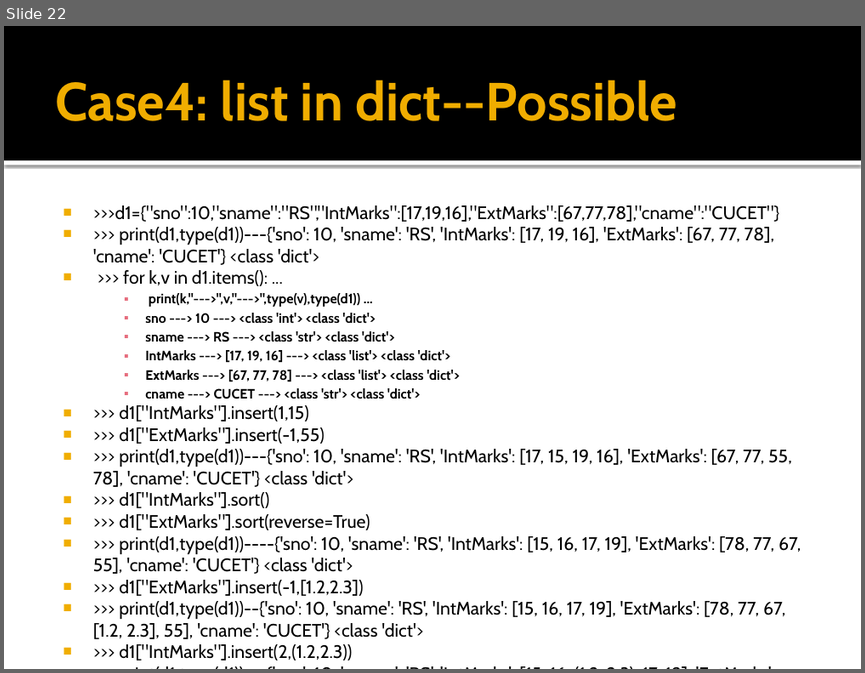
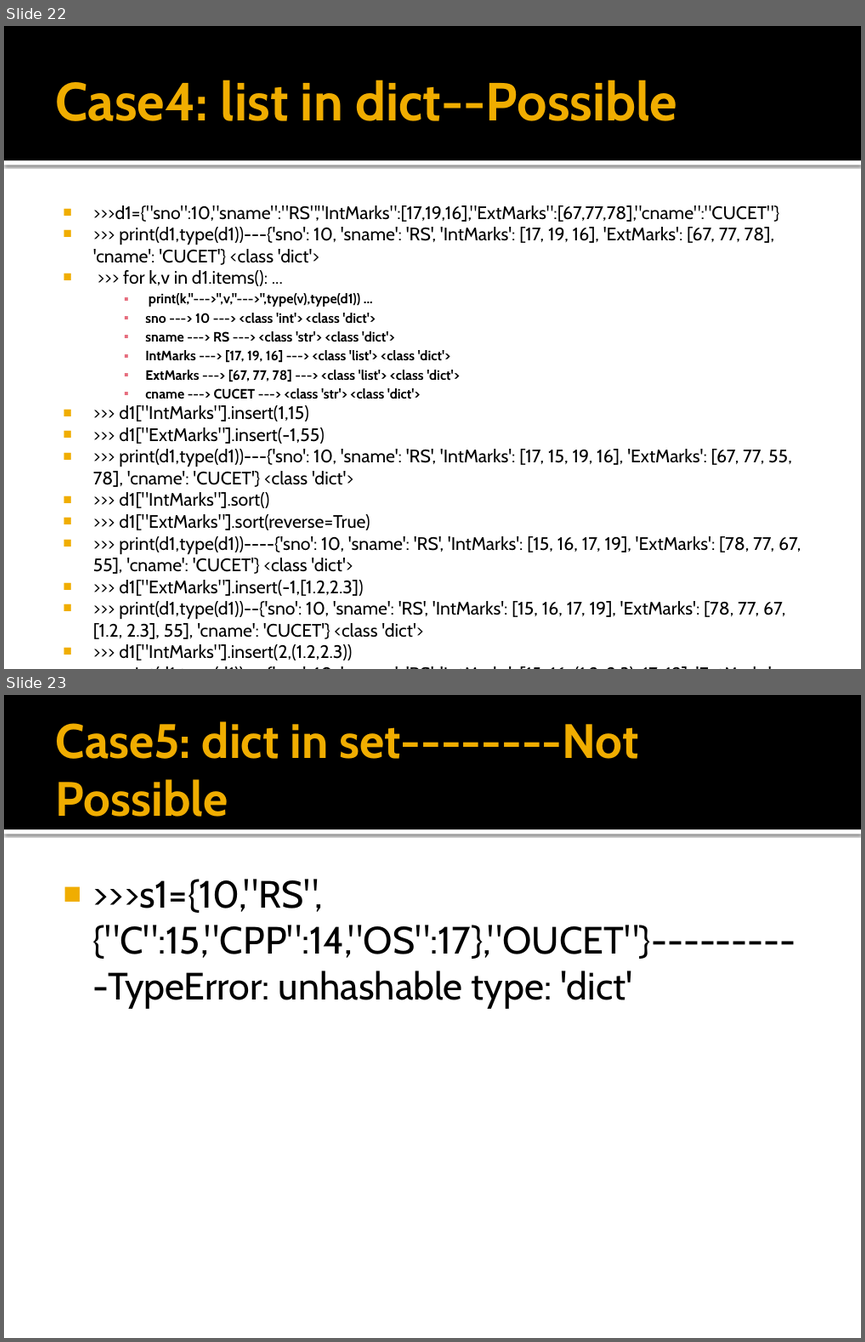
Before and after one commit to Pravesh4929/Python-Hub, a slide deck: (43)Combination of dict with dict,set,tuple and list.pptx. Shown one above the other, each under a label of ours: slide 22 before the commit, slides 22 and 23 after it. The pictures are 865x673 and 865x1342 pixels, drawn with LibreOffice and Linux fonts; fonts in the diff are those of the drawing. Boxes give left, top, right and bottom in pixels: in the first picture for what was removed or moved away, otherwise in the second. Text is boxed around its words. In the diff, an @@ line names an element or a change of style, - is before the commit and + after.

```diff
--- a/(43)Combination of dict with dict,set,tuple and list.pptx
+++ b/(43)Combination of dict with dict,set,tuple and list.pptx
@@ slide 23 added at <box>4,695,861,1338</box>, background #FFFFFF; not listed: 2 template elements that a slide beside it also shows @@
@@ title added at <box>55,721,639,817</box>, 40.5 pt, text #F0AD00, bold @@
+Case5: dict in set--------Not Possible
@@ text added at <box>93,879,796,1008</box>, 32 pt, text #000000 @@
+■ >>>s1={10,"RS",{"C":15,"CPP":14,"OS":17},"OUCET"}----------TypeError: unhashable type: 'dict'
```
Also in this commit, not shown: 13 other slides added, 1 slide removed, 2 other files.
